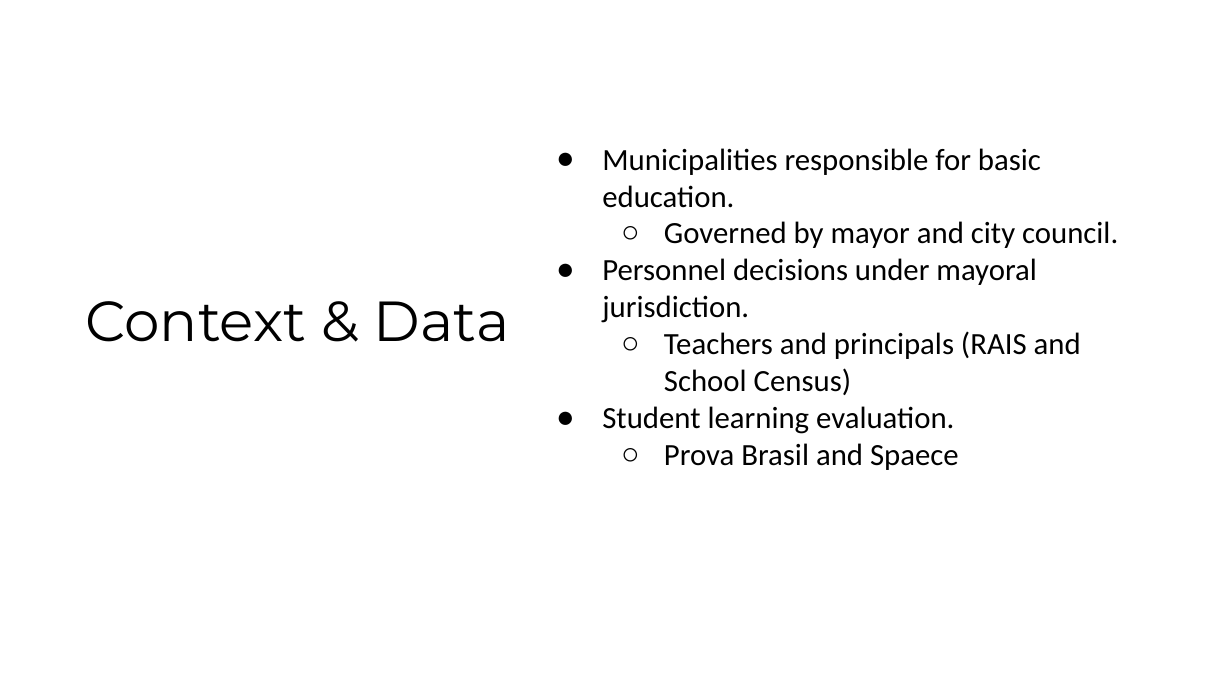
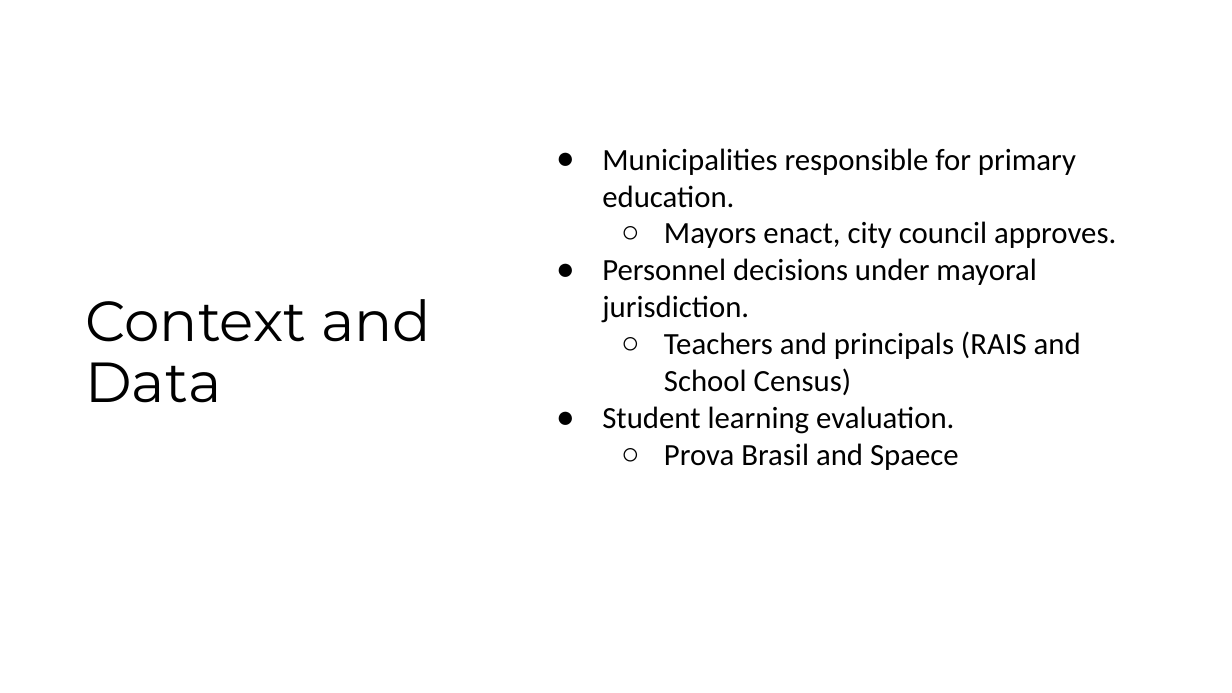
Before and after one commit to galileukim/patronage-education, a slide deck: slide 9 of presentation/2020_presentation_patronage_brazil_lab.pptx. Drawn at 1232x693 pixels with LibreOffice and Linux fonts; fonts in the diff are those of the drawing. Boxes give left, top, right and bottom in pixels: in the first picture for what was removed or moved away, otherwise in the second. Text is boxed around its words. In the diff, an @@ line names an element or a change of style, - is before the commit and + after.

```diff
--- a/presentation/2020_presentation_patronage_brazil_lab.pptx
+++ b/presentation/2020_presentation_patronage_brazil_lab.pptx
@@ text at <box>602,148,1116,248</box>: text changed @@
-● Municipalities responsible for basic education.
-  ○ Governed by mayor and city council.
+● Municipalities responsible for primary education.
+  ○ Mayors enact, city council approves.
@@ title at <box>85,299,431,403</box>: text changed @@
-Context & Data
+Context and Data
```
Also in this commit, not shown: 7 other slides changed, 4 slides added, 2 slides removed, 2 other files.
